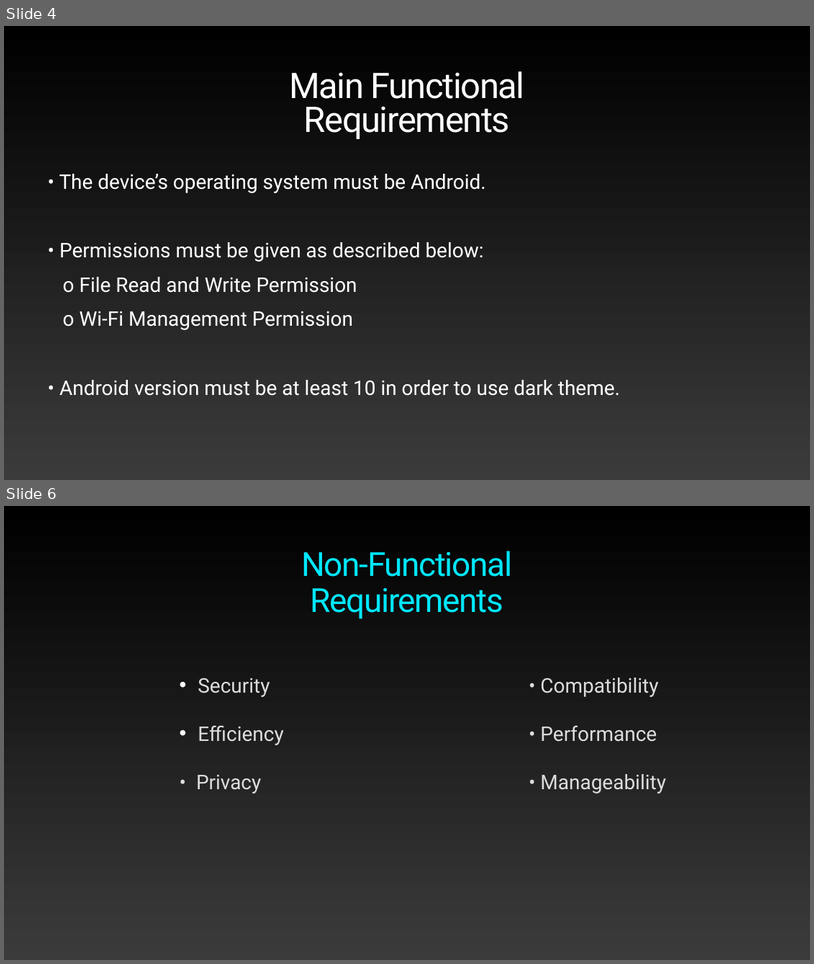
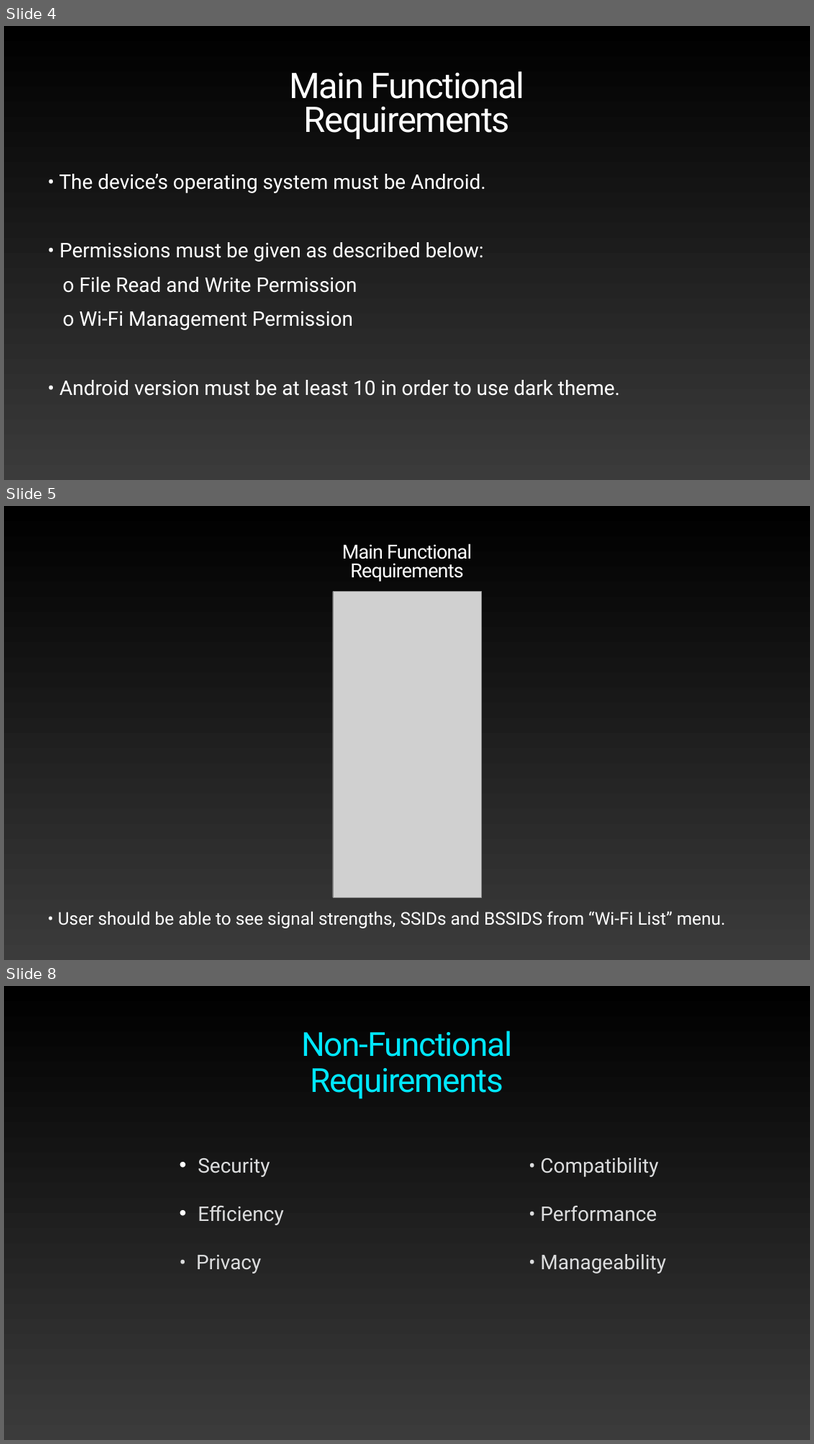
Before and after one commit to Anunlu/Project-Orion, a slide deck: 7- Midterm Presentation/7- Midterm Presentation.pptx. Shown one above the other, each under a label of ours: slides 4 and 6 before the commit, slides 4, 5 and 8 after it; the slides between them are not shown. The pictures are 814x964 and 814x1444 pixels, drawn with LibreOffice and Linux fonts; fonts in the diff are those of the drawing; grey boxes stand for pictures. Boxes give left, top, right and bottom in pixels: in the first picture for what was removed or moved away, otherwise in the second. Text is boxed around its words. In the diff, an @@ line names an element or a change of style, - is before the commit and + after.

```diff
--- a/7- Midterm Presentation/7- Midterm Presentation.pptx
+++ b/7- Midterm Presentation/7- Midterm Presentation.pptx
@@ slide 5 added at box(4, 506, 810, 960), background gradient #000000 to #3B3B3B @@
@@ title added at box(342, 543, 472, 582), 46.2 pt, text gradient #FFFFFF to #929292 @@
+Main Functional
+Requirements
@@ picture added at box(332, 592, 481, 897) @@
@@ text added at box(58, 911, 726, 928), 41.8 pt, text #FFFFFF @@
+• User should be able to see signal strengths, SSIDs and BSSIDS from “Wi-Fi List” menu.
@@ what was slide 6 is now slide 8 @@
```
Also in this commit, not shown: 3 slides changed, 1 other slide added, 1 slide removed, 3 other files.
